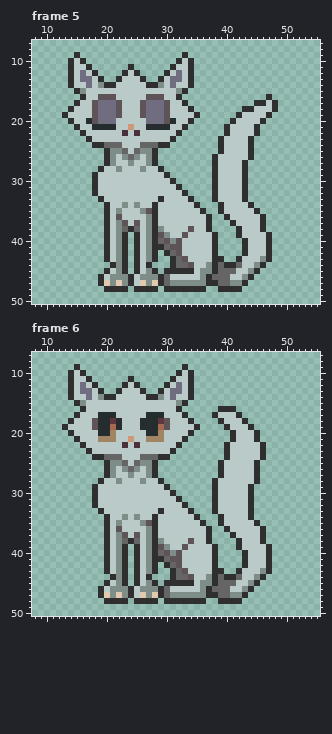
One commit to this pixel-art file: Nemefish/Assets/Art/FOHI_SPRITES/FOHI_NEUTRAL_SITTING.aseprite. Above is the file before it was changed.
64x64 pixels, 39 frames. Shown: frame 5: x 8..55, y 7..50; frame 6: x 8..55, y 7..50. The commit also changed other frames, which this record leaves out.
After the commit:
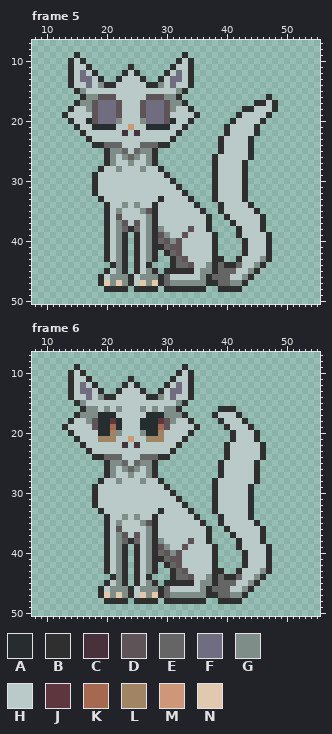
Palette (. is transparent): A #262d2f  B #2f2f2f  C #48313b  D #5e5356  E #656565  F #6f6d7f  G #7e8d87  H #b9cac9  J #5e363e  K #a56850  L #a18463  M #cf9779  N #e0c9af
Change:
Frame 5:
y 16: x 17..18 HH -> GG; x 30..31 HH -> GG
y 17: x 16..17 HH -> GG; x 31..32 HH -> GG
y 18: x 17 H -> G; x 31 H -> G
y 20: x 22 H -> G; x 26 H -> G
Frame 6:
y 16: x 17..18 HH -> GG; x 20 H -> G; x 22 H -> G; x 26 H -> G; x 28 H -> G; x 30..31 HH -> GG
y 17: x 16..18 HHH -> GGG; x 30..32 HHH -> GGG
y 18: x 17 H -> G; x 31 H -> G
y 20: x 22 H -> G; x 26 H -> G
